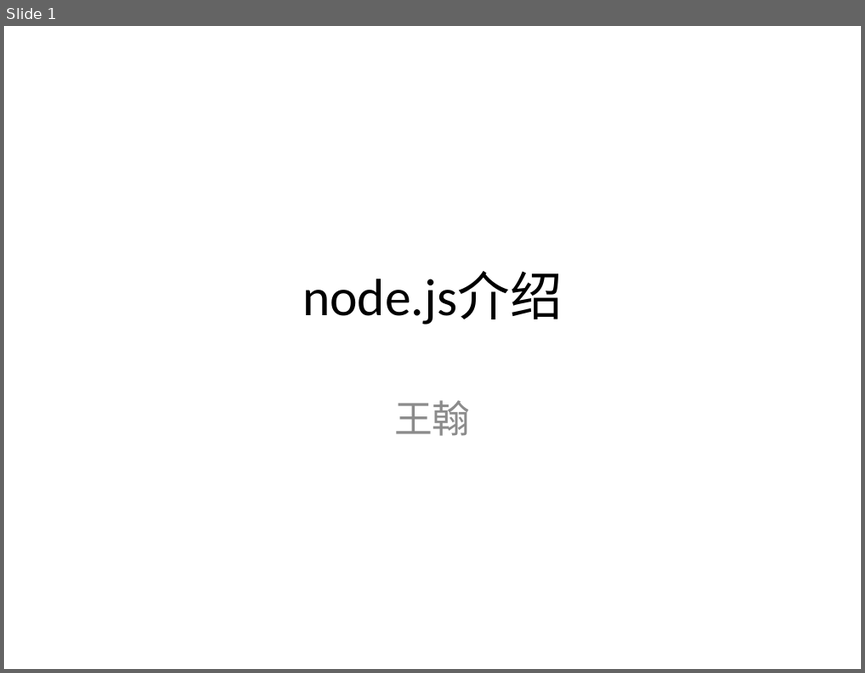
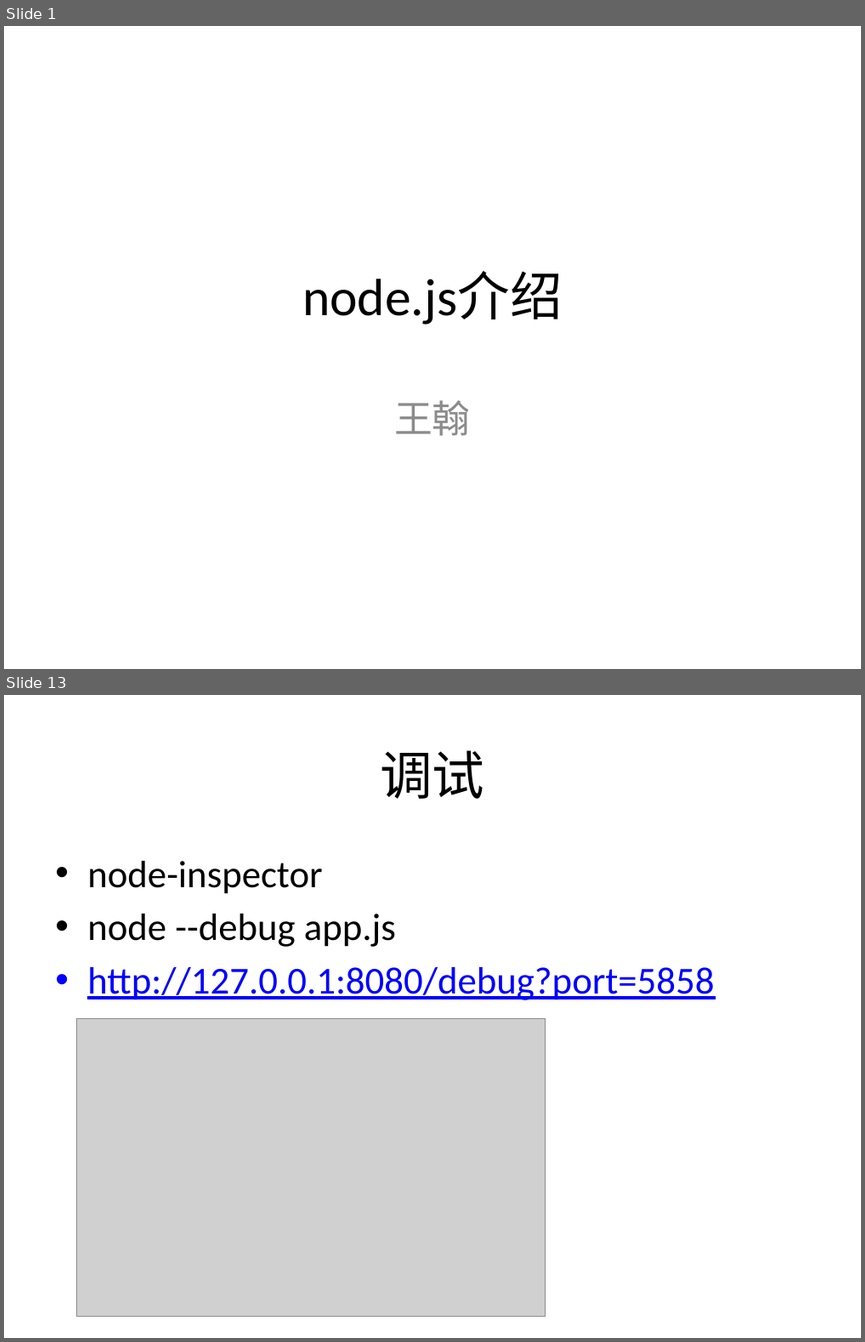
Before and after one commit to JamCode/nodePresentation, a slide deck: 演示文稿2.pptx. Shown one above the other, each under a label of ours: slide 1 before the commit, slides 1 and 13 after it; the slides between them are not shown. The pictures are 865x673 and 865x1342 pixels, drawn with LibreOffice and Linux fonts; fonts in the diff are those of the drawing; grey boxes stand for pictures. Boxes give left, top, right and bottom in pixels: in the first picture for what was removed or moved away, otherwise in the second. Text is boxed around its words. In the diff, an @@ line names an element or a change of style, - is before the commit and + after.

```diff
--- a/演示文稿2.pptx
+++ b/演示文稿2.pptx
@@ slide 13 added at <box>4,695,861,1338</box>, background #FFFFFF @@
@@ title added at <box>380,750,484,799</box>, 44 pt, text #000000 @@
+调试
@@ text added at <box>87,861,714,1000</box>, 32 pt, text #0000FF, underline @@
+• node-inspector
+• node --debug app.js
+• http://127.0.0.1:8080/debug?port=5858
@@ picture added at <box>77,1019,545,1316</box> @@
```
Also in this commit, not shown: 1 slide changed, 12 other slides added, 25 other files.
